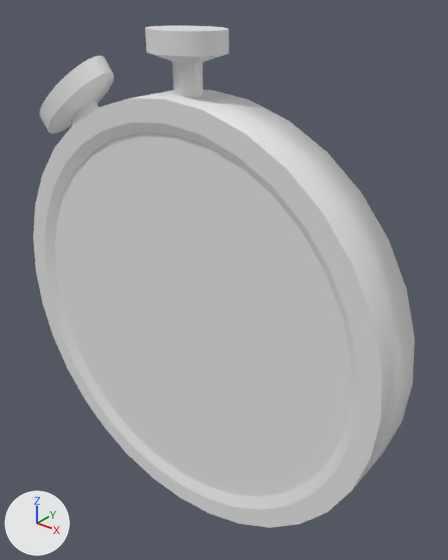
One commit to the Blender file Assets/Models/stopwatch.blend: the scene before it, then after it.
Rendered twice from a 50 mm camera at (0.622, -0.695, 0.523) aimed at (0.016, 0.063, 0.054). Every picture has the same lights, and +X, +Y and +Z are marked at lower left.

Before the edit, the objects in view are built like this:
```python
me_cylinder = bpy.data.meshes.new('Cylinder')
me_cylinder.from_pydata(...)  # 128 vertices, 98 faces; spans x -0.372..0.372, y -0.051..0.051, z -0.372..0.372
me_cylinder_001 = bpy.data.meshes.new('Cylinder.001')
me_cylinder_001.from_pydata(...)  # 128 vertices, 98 faces; spans x -1.42..1.42, y -1.42..1.42, z -10.94..-8.09
me_cylinder_002 = bpy.data.meshes.new('Cylinder.002')
me_cylinder_002.from_pydata(...)  # 128 vertices, 98 faces; spans x -1.42..1.42, y -1.42..1.42, z -1.91..0.94
ob_face = bpy.data.objects.new('face', me_cylinder)
ob_face.location = (0.0, 0.0, 0.0)
ob_fingerbutton = bpy.data.objects.new('fingerButton', me_cylinder_002)
ob_fingerbutton.location = (0.0, 0.0, 0.376)
ob_fingerbutton.scale = (-0.0449, -0.0356, -0.0449)
_m = ob_fingerbutton.modifiers.new('EdgeSplit', 'EDGE_SPLIT')
ob_topbutton = bpy.data.objects.new('topButton', me_cylinder_001)
ob_topbutton.location = (0.029, 0.0, -0.038)
ob_topbutton.rotation_euler = (0.0, -0.647, 0.0)  # degrees (0, -37, 0)
ob_topbutton.scale = (-0.069, -0.0306, -0.0449)
_m = ob_topbutton.modifiers.new('EdgeSplit', 'EDGE_SPLIT')
```
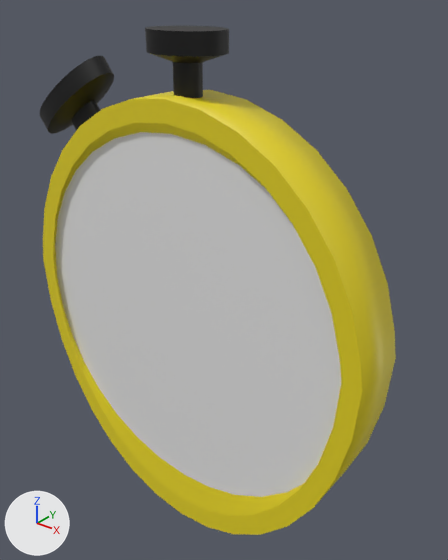
What differs and where, as boxes (x1, y1, x2, y2) in the pictures (448 x 560 px):
'face', reshaped (8% narrower)
    before: (33, 90, 415, 528)
    after: (43, 90, 396, 535)
'fingerButton', recoloured (white to black)
    both: (145, 26, 229, 98)
'topButton', recoloured
    both: (40, 56, 114, 134)

What changed in the scene script:
```text
Add mat_stopwatchbuttonmat:
    mat_stopwatchbuttonmat = principled_material('stopwatchButtonMat')
    mat_stopwatchbuttonmat.base_color = (0.0, 0.0, 0.0)  # black #000000
Add mat_stopwatchbodymat:
    mat_stopwatchbodymat = principled_material('stopwatchBodyMat')
    mat_stopwatchbodymat.base_color = (0.8, 0.66, 0.0131)  # yellow #e7d41e
Add mat_stopwatchfacemat:
    mat_stopwatchfacemat = principled_material('stopwatchFaceMat')
    mat_stopwatchfacemat.base_color = (0.8, 0.8, 0.8)  # white #e7e7e7
Change me_cylinder:
    used by ob_face; location = (0.0, 0.0, 0.0)
    remove me_cylinder.from_pydata(...)  # 128 vertices, 98 faces; spans x -0.372..0.372, y -0.051..0.051, z -0.372..0.372
    add me_cylinder.from_pydata(...)  # 224 vertices, 194 faces; spans x -0.342..0.342, y -0.051..0.114, z -0.412..0.372
    me_cylinder part 1: 96 faces spanning x -0.342..0.342, y -0.051..0.051, z -0.412..0.372 switch from no material to mat_stopwatchbodymat (yellow #e7d41e)
    add me_cylinder.materials.append(mat_stopwatchfacemat)  # white #e7e7e7
Change me_cylinder_001:
    where me_cylinder_001.from_pydata(...)  # 128 vertices, 98 faces; spans x -1.42..1.42, y -1.42..1.42, z -10.94..-8.09
    add me_cylinder_001.materials.append(mat_stopwatchbuttonmat)  # black #000000
Change me_cylinder_002:
    where me_cylinder_002.from_pydata(...)  # 128 vertices, 98 faces; spans x -1.42..1.42, y -1.42..1.42, z -1.91..0.94
    add me_cylinder_002.materials.append(mat_stopwatchbuttonmat)  # black #000000
```
